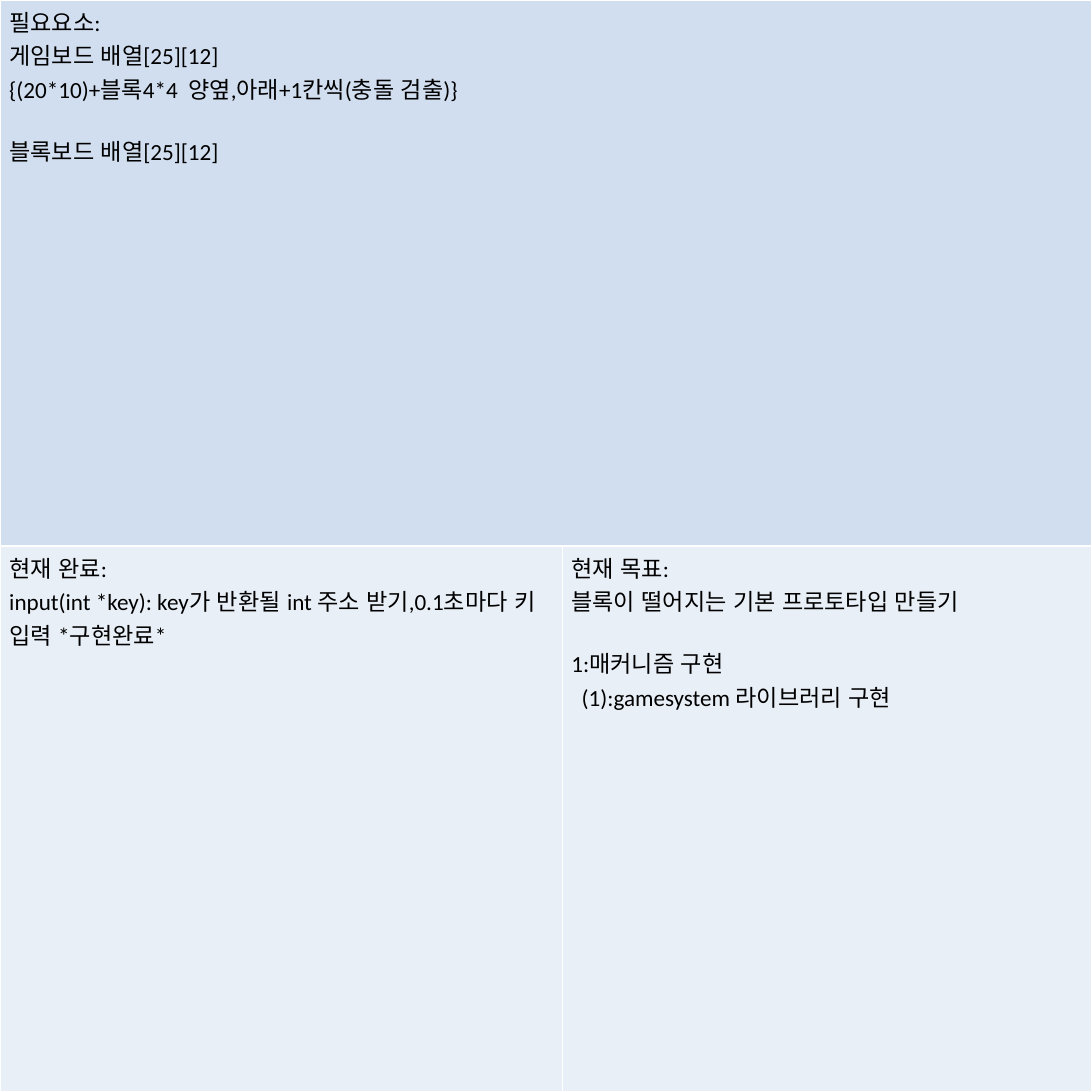
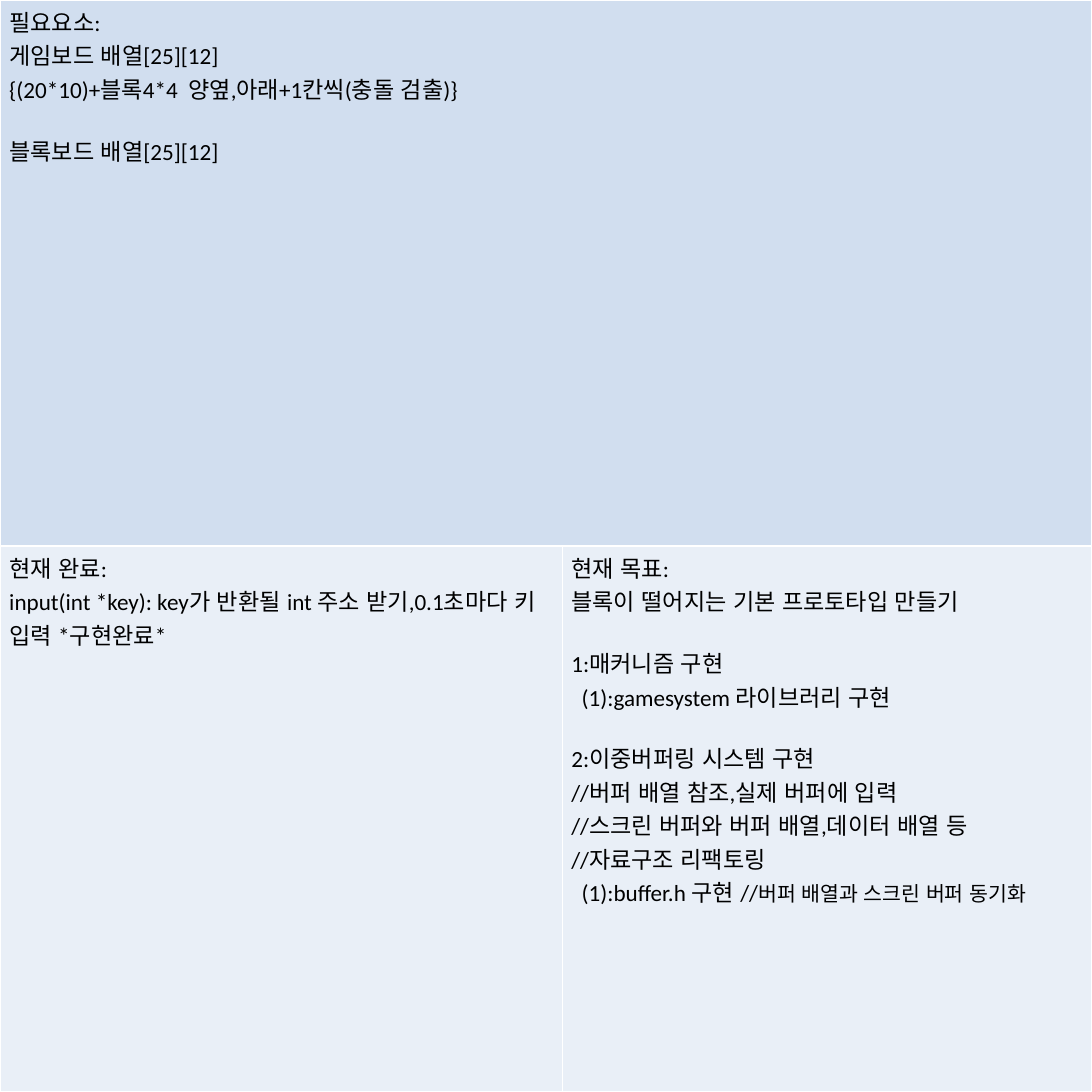
Before and after one commit to skagusdn3020/TETRIS_C, a slide deck: slide 1 of TETRIS_NEW_S/Plan.pptx. Drawn at 1092x1092 pixels with LibreOffice and Linux fonts; fonts in the diff are those of the drawing. Boxes give left, top, right and bottom in pixels: in the first picture for what was removed or moved away, otherwise in the second. Text is boxed around its words. In the diff, an @@ line names an element or a change of style, - is before the commit and + after.

```diff
--- a/TETRIS_NEW_S/Plan.pptx
+++ b/TETRIS_NEW_S/Plan.pptx
@@ table at (0,0,1092,1092) @@
-row 2, column 2: 현재 목표: / 블록이 떨어지는 기본 프로토타입 만들기 / 1:매커니즘 구현 / (1):gamesystem 라이브러리 구현
+row 2, column 2: 현재 목표: / 블록이 떨어지는 기본 프로토타입 만들기 / 1:매커니즘 구현 / (1):gamesystem 라이브러리 구현 / 2:이중버퍼링 시스템 구현 / //버퍼 배열 참조,실제 버퍼에 입력 / //스크린 버퍼와 버퍼 배열,데이터 배열 등 / //자료구조 리팩토링 / (1):buffer.h 구현 //버퍼 배열과 스크린 버퍼 동기화
```
Also in this commit, not shown: 28 other files.
